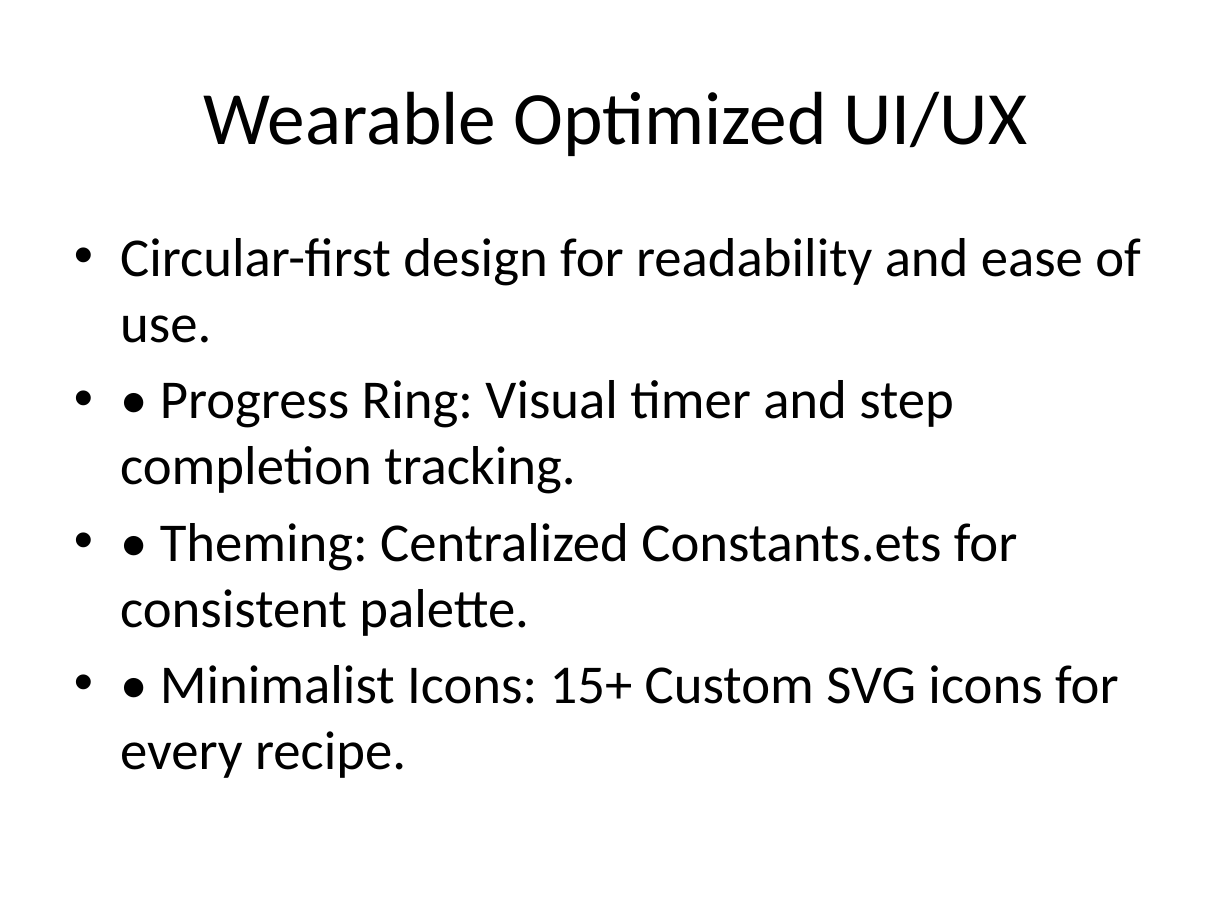
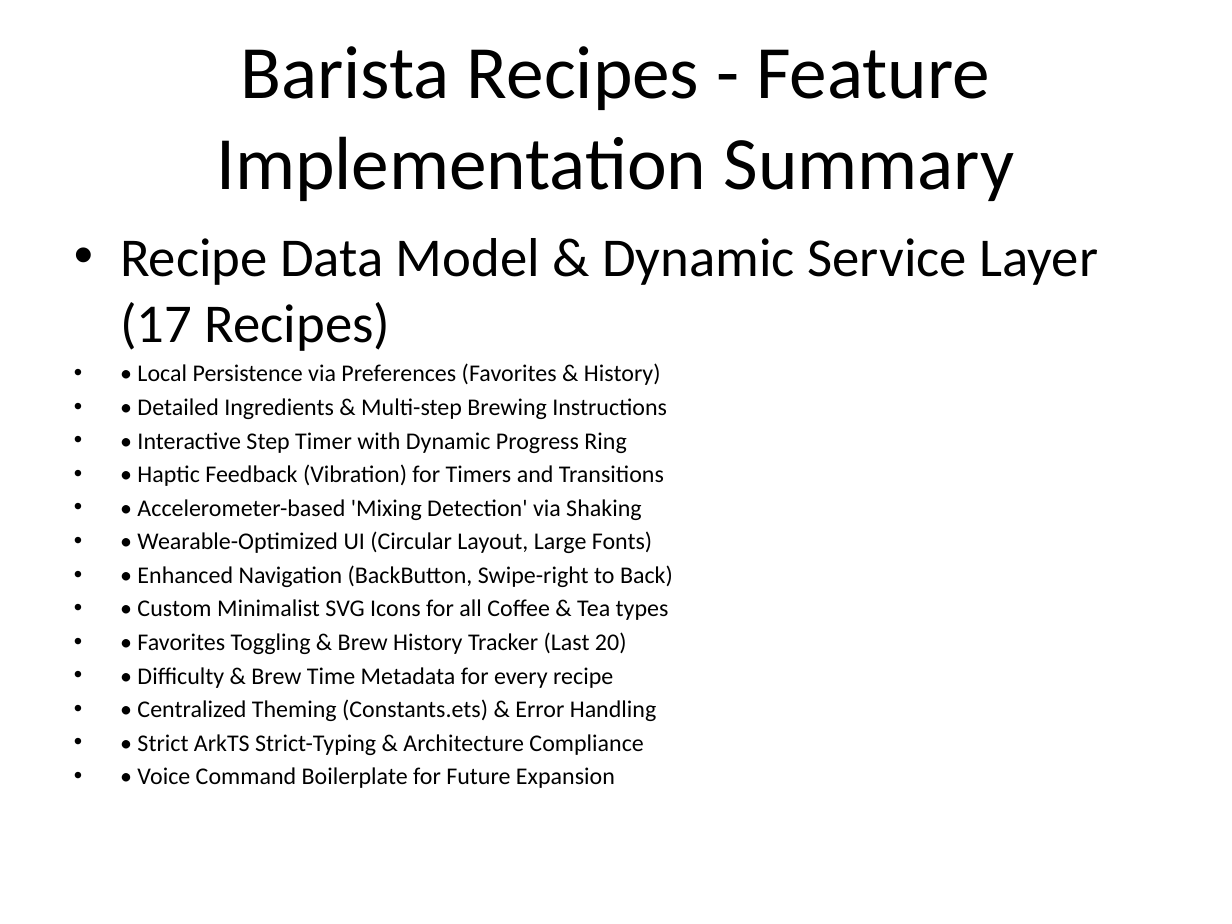
Before and after one commit to bunyamineymen/barista-recipes, a slide deck: slide 1 of Barista_Recipes_Improvements.pptx (slide 6 before the commit). Drawn at 1232x924 pixels with LibreOffice and Linux fonts; fonts in the diff are those of the drawing. Boxes give left, top, right and bottom in pixels: in the first picture for what was removed or moved away, otherwise in the second. Text is boxed around its words. In the diff, an @@ line names an element or a change of style, - is before the commit and + after.

Commit message:
docs: update presentation to single-page feature summary
- Re-generated Barista_Recipes_Improvements.pptx as a one-page summary
- Listed all key feature implementations and technical upgrades
- Optimized layout and font size for single-slide readability

```diff
--- a/Barista_Recipes_Improvements.pptx
+++ b/Barista_Recipes_Improvements.pptx
@@ title at [216, 46, 1015, 201]: text changed @@
-Wearable Optimized UI/UX
+Barista Recipes - Feature Implementation Summary
@@ text at [120, 238, 1098, 788]: text changed; size 32 to 14 pt @@
-• Circular-first design for readability and ease of use.
-• • Progress Ring: Visual timer and step completion tracking.
-• • Theming: Centralized Constants.ets for consistent palette.
-• • Minimalist Icons: 15+ Custom SVG icons for every recipe.
+• Recipe Data Model & Dynamic Service Layer (17 Recipes)
+• • Local Persistence via Preferences (Favorites & History)
+• • Detailed Ingredients & Multi-step Brewing Instructions
+• • Interactive Step Timer with Dynamic Progress Ring
+• • Haptic Feedback (Vibration) for Timers and Transitions
+• • Accelerometer-based 'Mixing Detection' via Shaking
+• • Wearable-Optimized UI (Circular Layout, Large Fonts)
+• • Enhanced Navigation (BackButton, Swipe-right to Back)
+• • Custom Minimalist SVG Icons for all Coffee & Tea types
+• • Favorites Toggling & Brew History Tracker (Last 20)
+• • Difficulty & Brew Time Metadata for every recipe
+• • Centralized Theming (Constants.ets) & Error Handling
+• • Strict ArkTS Strict-Typing & Architecture Compliance
+• • Voice Command Boilerplate for Future Expansion
```
Also in this commit, not shown: 8 slides removed.
